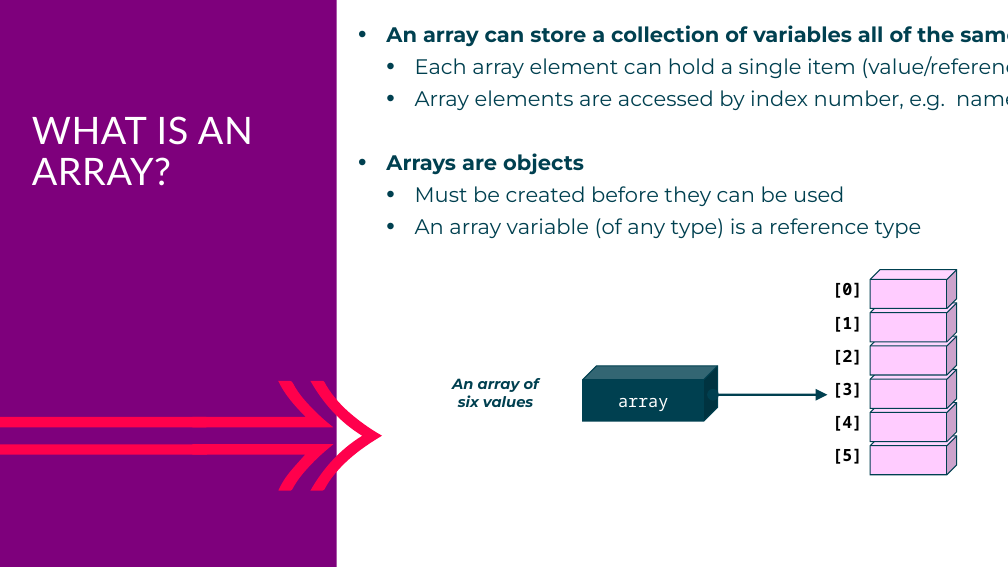
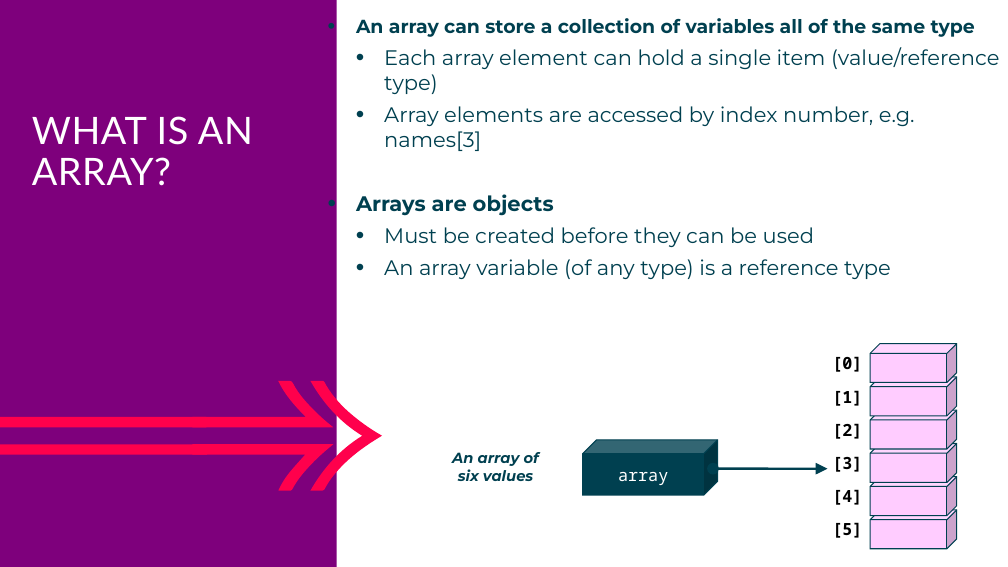
Before and after one commit to mikebaradaran/csharp, a slide deck: slide 29 of 01-C# Basics.pptx. Drawn at 1008x567 pixels with LibreOffice and Linux fonts; fonts in the diff are those of the drawing. Boxes give left, top, right and bottom in pixels: in the first picture for what was removed or moved away, otherwise in the second. Text is boxed around its words. In the diff, an @@ line names an element or a change of style, - is before the commit and + after.

```diff
--- a/01-C# Basics.pptx
+++ b/01-C# Basics.pptx
@@ text "An array can store a ...": place and size @@
-text "An array can store a ..." at <box>386,25,1008,238</box>
+text "An array can store a ..." at <box>356,18,999,279</box>
@@ text at <box>356,18,975,37</box>: size 20 to 18 pt in "An array can store a collection of ..." @@
@@ 7 texts, 7 cubes, 1 double arrow: place and size @@
-7 texts, 7 cubes, 1 double arrow at <box>452,270,957,475</box>
+7 texts, 7 cubes, 1 double arrow at <box>452,344,957,548</box>
```
Also in this commit, not shown: 2 other slides changed, 10 other files.
